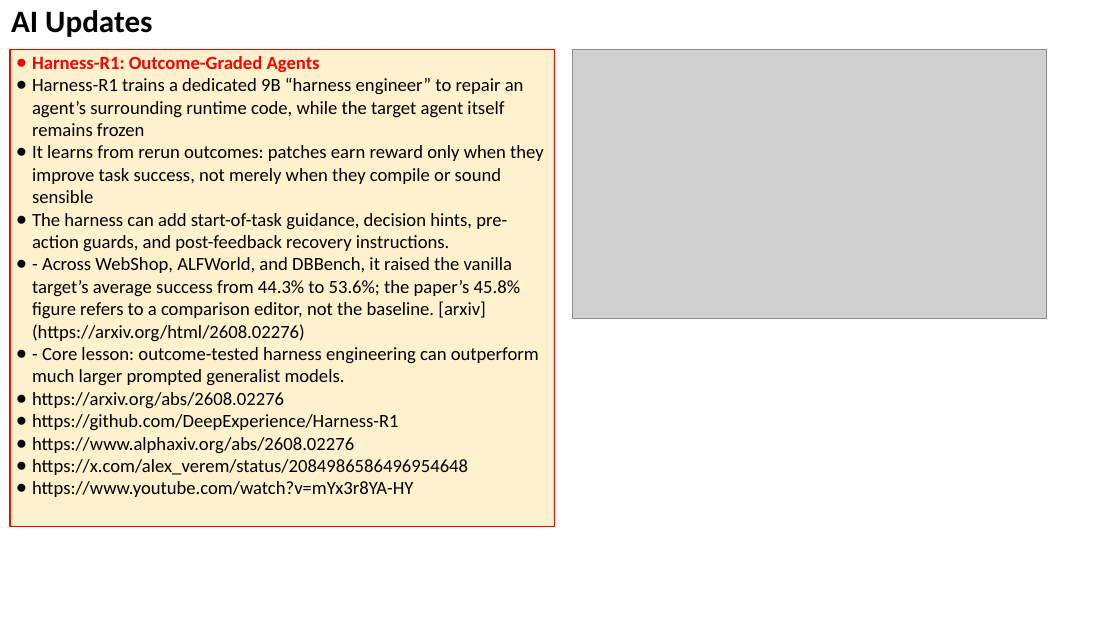
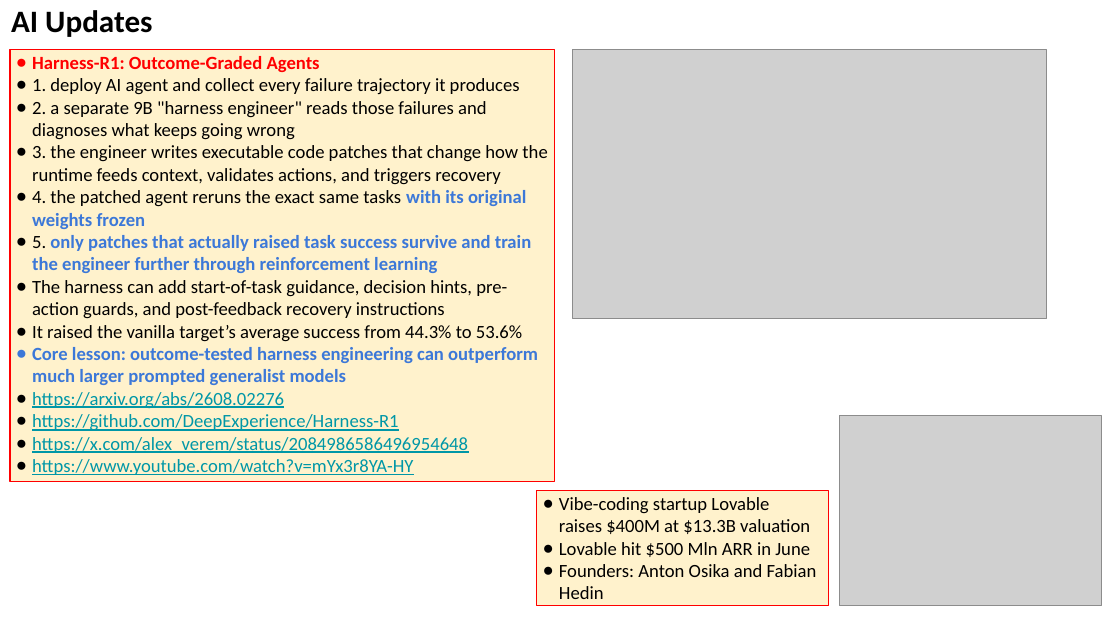
Before and after one commit to lselector/seminar, a slide deck: slide 14 of 2026/2026-08-14-AI-Updates.pptx. Drawn at 1120x630 pixels with LibreOffice and Linux fonts; fonts in the diff are those of the drawing; grey boxes stand for pictures. Boxes give left, top, right and bottom in pixels: in the first picture for what was removed or moved away, otherwise in the second. Text is boxed around its words. In the diff, an @@ line names an element or a change of style, - is before the commit and + after.

```diff
--- a/2026/2026-08-14-AI-Updates.pptx
+++ b/2026/2026-08-14-AI-Updates.pptx
@@ rectangle "Harness-R1: Outcome-Graded Agents": place and size @@
-rectangle "Harness-R1: Outcome-Graded Agents" at (10,49,554,526)
+rectangle "Harness-R1: Outcome-Graded Agents" at (10,49,554,482)
@@ text in rectangle at (32,78,547,385): text changed @@
-● Harness-R1 trains a dedicated 9B “harness engineer” to repair an agent’s surrounding runtime code, while the target agent itself remains frozen
-● It learns from rerun outcomes: patches earn reward only when they improve task success, not merely when they compile or sound sensible
-● The harness can add start-of-task guidance, decision hints, pre-action guards, and post-feedback recovery instructions.
-● - Across WebShop, ALFWorld, and DBBench, it raised the vanilla target’s average success from 44.3% to 53.6%; the paper’s 45.8% figure refers to a comparison editor, not the baseline. [arxiv](https://arxiv.org/html/2608.02276)
-● - Core lesson: outcome-tested harness engineering can outperform much larger prompted generalist models.
+● 1. deploy AI agent and collect every failure trajectory it produces
+● 2. a separate 9B "harness engineer" reads those failures and diagnoses what keeps going wrong
+● 3. the engineer writes executable code patches that change how the runtime feeds context, validates actions, and triggers recovery
+● 4. the patched agent reruns the exact same tasks with its original weights frozen
+● 5. only patches that actually raised task success survive and train the engineer further through reinforcement learning
+● The harness can add start-of-task guidance, decision hints, pre-action guards, and post-feedback recovery instructions
+● It raised the vanilla target’s average success from 44.3% to 53.6%
+● Core lesson: outcome-tested harness engineering can outperform much larger prompted generalist models
@@ text in rectangle at (32,392,468,475): text colour #000000 to #0097A7, underline on in "https://arxiv.org/abs/2608.02276", "https://github.com/DeepExperience/Harness-R1", "https://x.com/alex_verem/status/2084986586496954648", "https://www.youtube.com/watch?v=mYx3r8YA-HY" @@
@@ picture added at (839,416,1101,606) @@
@@ text in rectangle at (32,437,354,454): paragraph removed @@
-● https://www.alphaxiv.org/abs/2608.02276
@@ rectangle added at (536,491,828,606), fill #FFF2CC, outline #FF0000 0.75 pt, 12 pt, text #000000 @@
+● Vibe-coding startup Lovable
+  raises $400M at $13.3B valuation
+● Lovable hit $500 Mln ARR in June
+● Founders: Anton Osika and Fabian Hedin
```
Also in this commit, not shown: 27 other slides changed, 5 slides added.
